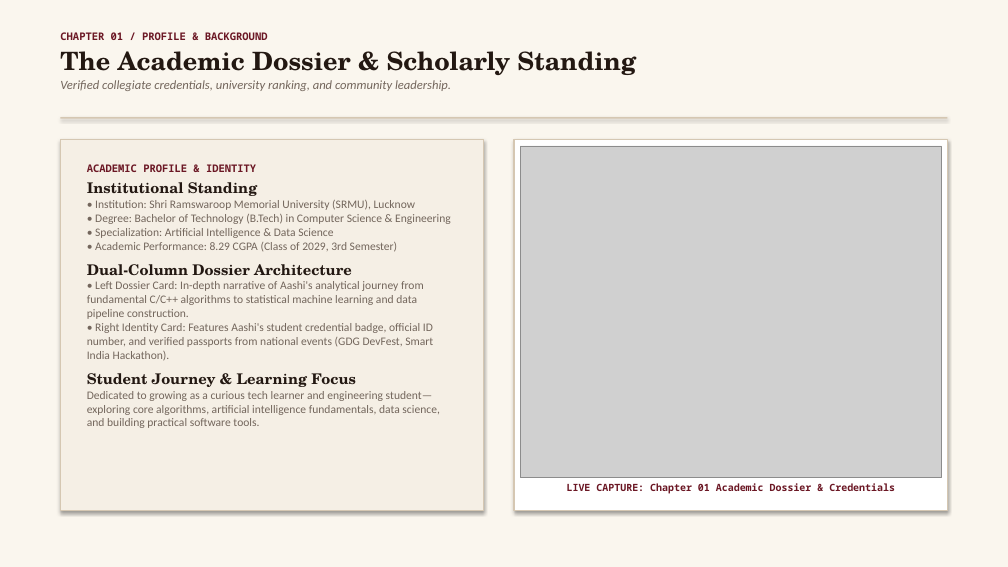
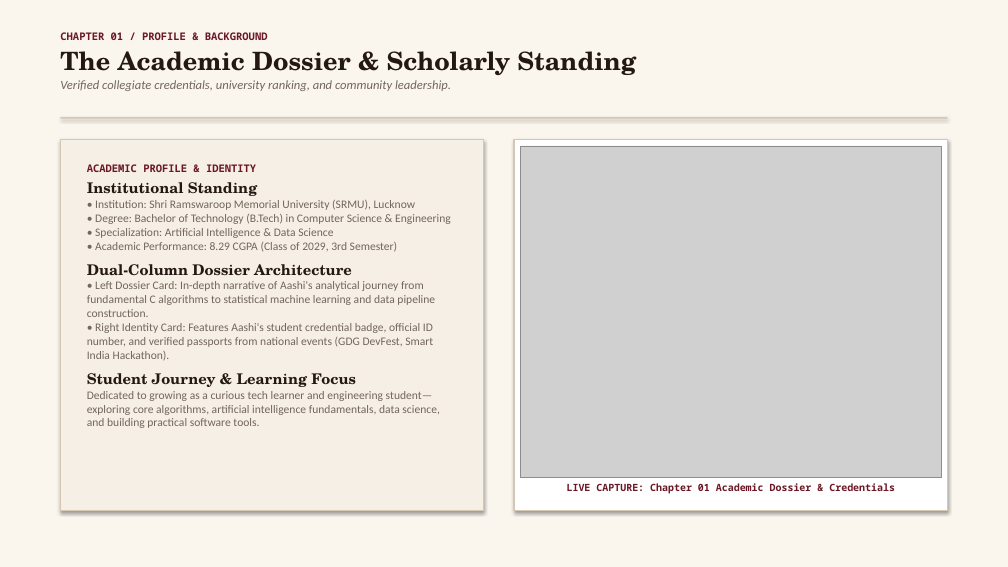
Before and after one commit to Aashi230/portfolio, a slide deck: slide 6 of Aashi_Srivastava_Portfolio_Presentation.pptx. Drawn at 1008x567 pixels with LibreOffice and Linux fonts; fonts in the diff are those of the drawing; grey boxes stand for pictures. Boxes give left, top, right and bottom in pixels: in the first picture for what was removed or moved away, otherwise in the second. Text is boxed around its words. In the diff, an @@ line names an element or a change of style, - is before the commit and + after.

Commit message:
Remove C++ from languages, keep Java, Python (learning), C, SQL

```diff
--- a/Aashi_Srivastava_Portfolio_Presentation.pptx
+++ b/Aashi_Srivastava_Portfolio_Presentation.pptx
@@ text at (87, 281, 435, 361): text changed @@
-• Left Dossier Card: In-depth narrative of Aashi's analytical journey from fundamental C/C++ algorithms to statistical machine learning and data pipeline construction.
-• Right Identity Card: Features Aashi's student credential badge, official ID number, and verified passports from national events (GDG DevFest, Smart India Hackathon).
+• Left Dossier Card: In-depth narrative of Aashi's analytical journey from fundamental C algorithms to statistical machine learning and data pipeline construction.
+• Right Identity Card: Features Aashi's student credential badge, official ID number, and verified passports from national events (GDG DevFest, Smart India Hackathon).
```
Also in this commit, not shown: 1 other slide changed, 2 other files.
